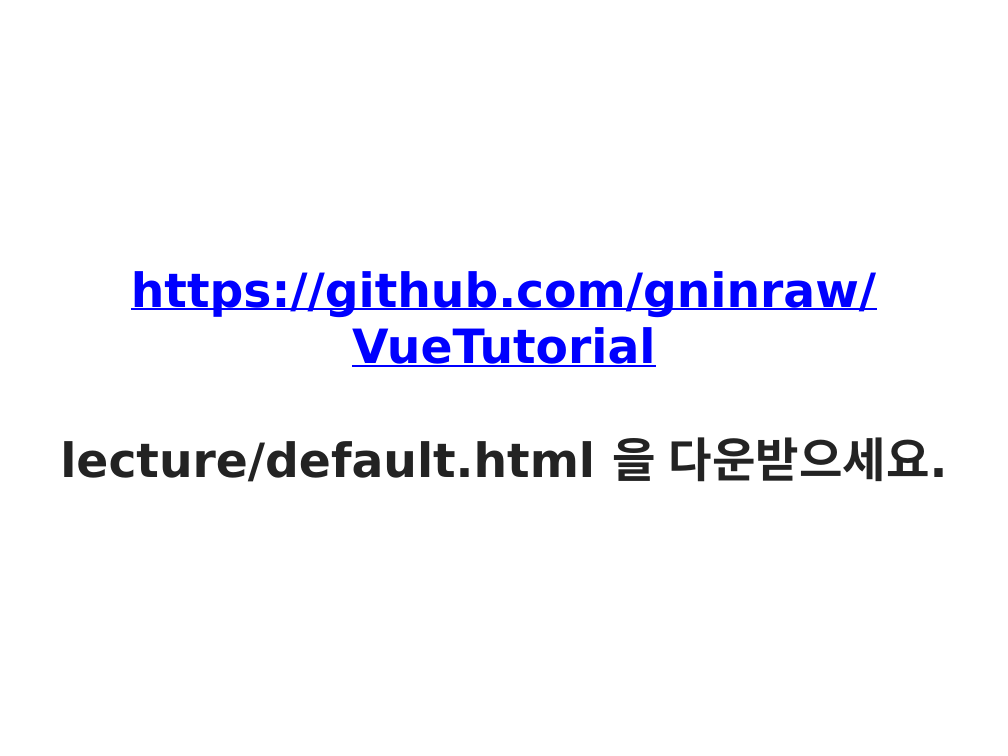
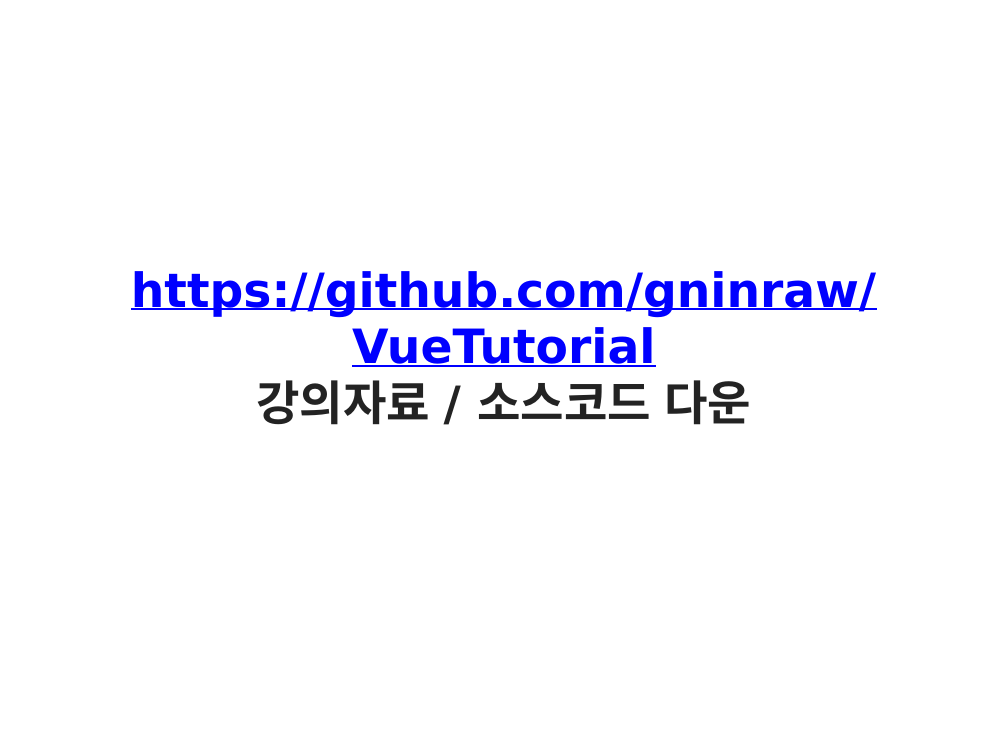
Before and after one commit to gninraw/VueTutorial, a slide deck: slide 3 of Lecture/2.Vue.js 산업체 특강(컴포넌트).pptx. Drawn at 1008x756 pixels with LibreOffice and Linux fonts; fonts in the diff are those of the drawing. Boxes give left, top, right and bottom in pixels: in the first picture for what was removed or moved away, otherwise in the second. Text is boxed around its words. In the diff, an @@ line names an element or a change of style, - is before the commit and + after.

```diff
--- a/Lecture/2.Vue.js 산업체 특강(컴포넌트).pptx
+++ b/Lecture/2.Vue.js 산업체 특강(컴포넌트).pptx
@@ title at <box>131,271,876,425</box>: text changed @@
-https://github.com/gninraw/VueTutorial
-lecture/default.html 을 다운받으세요.
+https://github.com/gninraw/VueTutorial
+강의자료 / 소스코드 다운
```
Also in this commit, not shown: 1 other slide changed.
